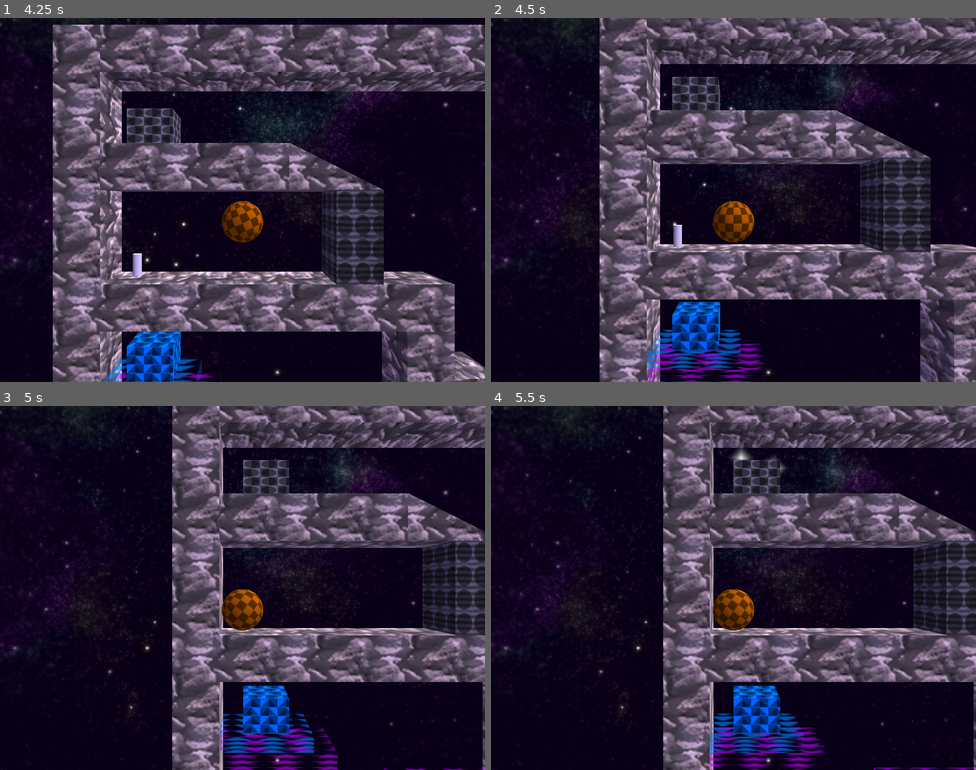
Above: before the commit, frames 1-4 (two rows, left to right).
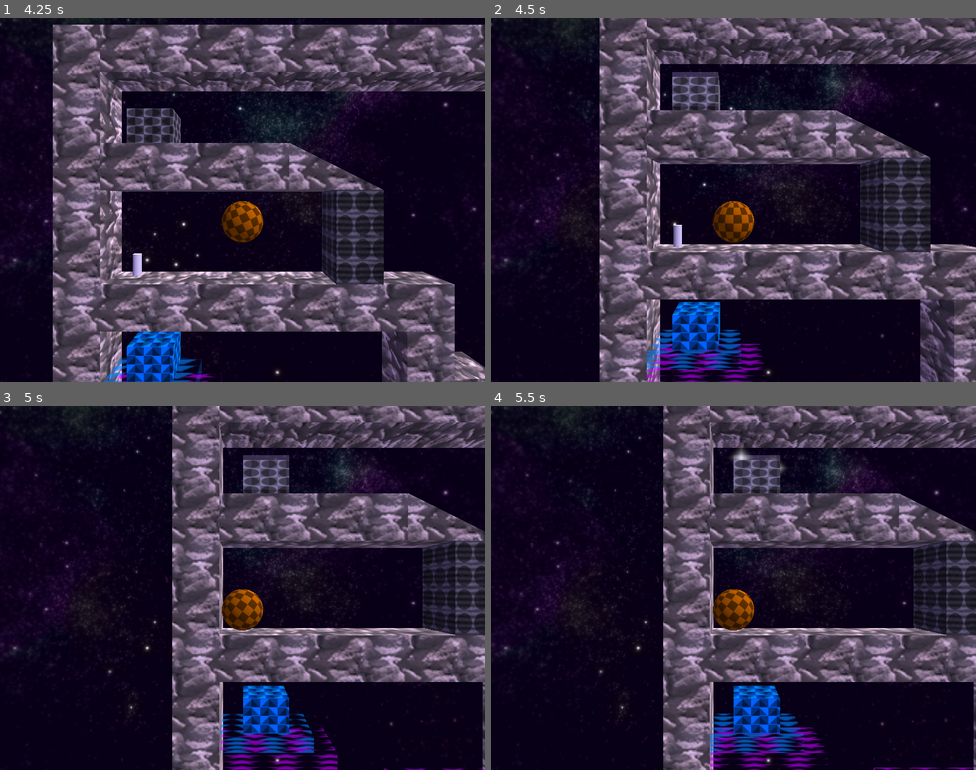
Above: after the commit, the same moments.

Repository: tomas7770/puzzle-ball
Game: Godot game, scene res://Scenes/Levels/Level6/Level6.tscn
The game is run twice, just before and just after one commit, with the same random seed, the same clock (stepped at 60 frames per second) and the same inputs. This scene is started directly instead of the project's main scene.
Inputs (mouse positions are in pixels of both pictures, inside the frame that each line leads up to):
- Up to frame 1 (4.25 s): tap Enter at 0.5 s; move the mouse to (349, 181) at 0.52 s; hold Right (plr1_right) 0.53-1.25 s; hold E (plr1_interact) 0.53-1.25 s; click (349, 181) at 0.67 s; tap Space (plr1_jump) at 0.77, 3.77 s; drag from (145, 218) to (218, 272) at 1.27 s; move the mouse to (291, 119) at 2.02 s; hold Right (plr1_right) 2.03-2.75 s; hold E (plr1_interact) 2.03-2.75 s; drag from (218, 272) to (97, 145) at 2.77 s; move the mouse to (388, 254) at 3.52 s; hold Left (plr1_left) from 3.53 s (still down); hold E (plr1_interact) from 3.53 s (still down)
- Up to frame 2 (4.5 s): release Left (plr1_left) at 4.25 s; release E (plr1_interact) at 4.25 s; drag from (588, 145) to (660, 109) at 4.27 s
- Up to frame 3 (5 s): no input
- Up to frame 4 (5.5 s): move the mouse to (757, 588) at 5.02 s; hold Left (plr1_left) from 5.03 s (still down); hold E (plr1_interact) from 5.03 s (still down); click (757, 588) at 5.17 s

Frame 1 is identical in both runs. In frame 2, 0.5% of the frame differs, in the area x 37-48%, y 14-26%; in frame 3, 0.5%; in frame 4, 0.5%.

Commit message:
Add a preview where a block will be respawned

Diff:
--- a/Scenes/ColoredBlock/ColoredBlock.gd
+++ b/Scenes/ColoredBlock/ColoredBlock.gd
@@ -1,6 +1,7 @@
 extends RigidBody
 
 const MagnetScene = preload("res://Scenes/Magnet/Magnet.tscn")
+const PreviewMaterial = preload("res://textures/Preview.tres")
 const LATCH_FACTOR = 2
 # The block height for which latch ray casts will stay on the origin position
 const LATCH_BASE_HEIGHT = 0.75
@@ -62,3 +63,9 @@
 
 func get_magnet():
 	return magnet
+
+func create_respawn_preview():
+	var preview: MeshInstance = MeshInstance.new()
+	preview.mesh = mesh_instance.mesh.duplicate()
+	preview.mesh.surface_set_material(0, PreviewMaterial)
+	return preview
--- a/Scenes/Levels/LevelScene.gd
+++ b/Scenes/Levels/LevelScene.gd
@@ -4,6 +4,8 @@
 
 onready var player_camera = $PlayerCamera
 onready var player_ball = $PlayerBall
+
+var respawn_preview_map = {}
 
 func _ready():
 	for child in get_children():
@@ -16,6 +18,10 @@
 func _listen_to_child_signals(child: Node):
 	if child.has_signal("plr_entered_endportal"):
 		_connect_child_signal(child, "plr_entered_endportal", self, "_on_plr_entered_endportal")
+	if child.has_signal("plr_entered_interaction_area"):
+		_connect_child_signal(child, "plr_entered_interaction_area", self, "_on_plr_entered_interaction_area")
+	if child.has_signal("plr_exited_interaction_area"):
+		_connect_child_signal(child, "plr_exited_interaction_area", self, "_on_plr_exited_interaction_area")
 
 func _connect_child_signal(child, signal_name, target, method, binds = [], flags = 0):
 	var status = child.connect(signal_name, target, method, binds, flags)
@@ -28,6 +34,21 @@
 	else:
 		_finish_level()
 
+func _on_plr_entered_interaction_area(area):
+	if area.has_method("get_object_to_respawn"):
+		var object_to_respawn = area.get_object_to_respawn()
+		if object_to_respawn.has_method("create_respawn_preview"):
+			var respawn_preview = object_to_respawn.create_respawn_preview()
+			respawn_preview_map[area] = respawn_preview
+			add_child(respawn_preview)
+			respawn_preview.transform = area.get_respawn_transform()
+
+func _on_plr_exited_interaction_area(area):
+	var respawn_preview = respawn_preview_map.get(area)
+	if respawn_preview:
+		call_deferred("remove_child", respawn_preview)
+		respawn_preview_map.erase(area)
+
 func _finish_level():
 	# warning-ignore:return_value_discarded
 	LevelManager.start_level(next_level)
--- a/Scenes/RespawnButton/RespawnButton.gd
+++ b/Scenes/RespawnButton/RespawnButton.gd
@@ -41,3 +41,9 @@
 
 func get_interaction_name():
 	return INTERACTION_NAME
+
+func get_object_to_respawn():
+	return get_node(object_to_respawn)
+
+func get_respawn_transform():
+	return _object_clone.transform
--- /dev/null
+++ b/textures/Preview.tres
@@ -0,0 +1,5 @@
+[gd_resource type="SpatialMaterial" format=2]
+
+[resource]
+flags_transparent = true
+albedo_color = Color( 1, 1, 1, 0.247059 )
